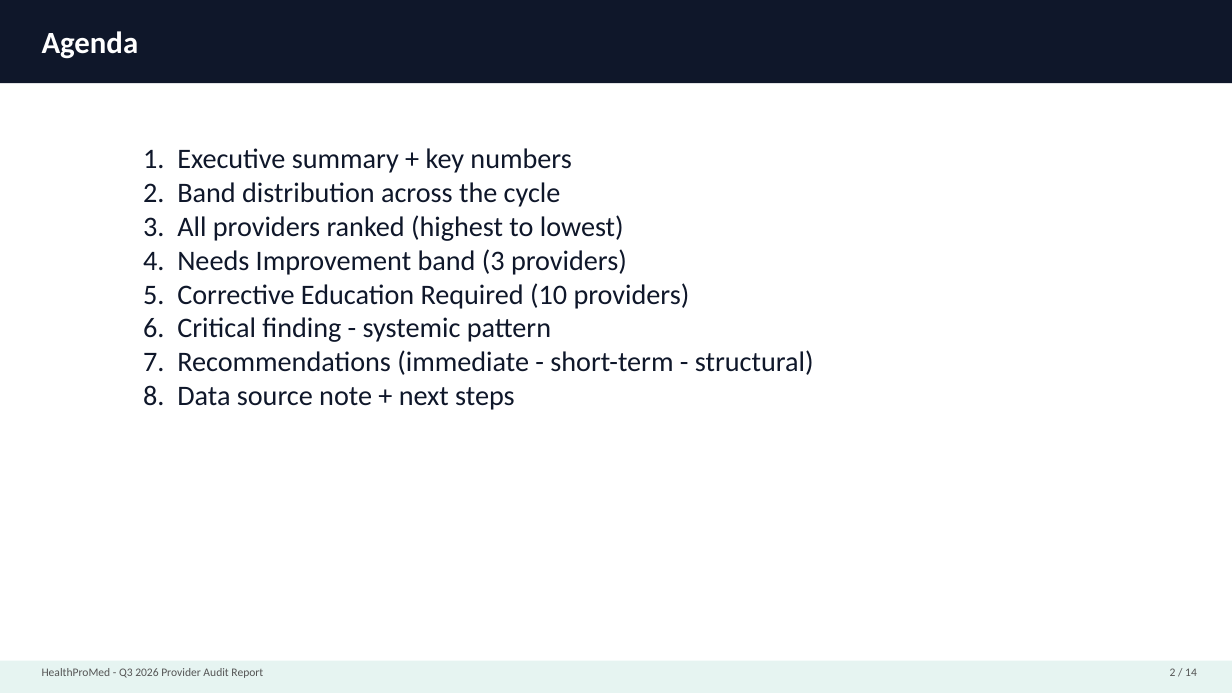
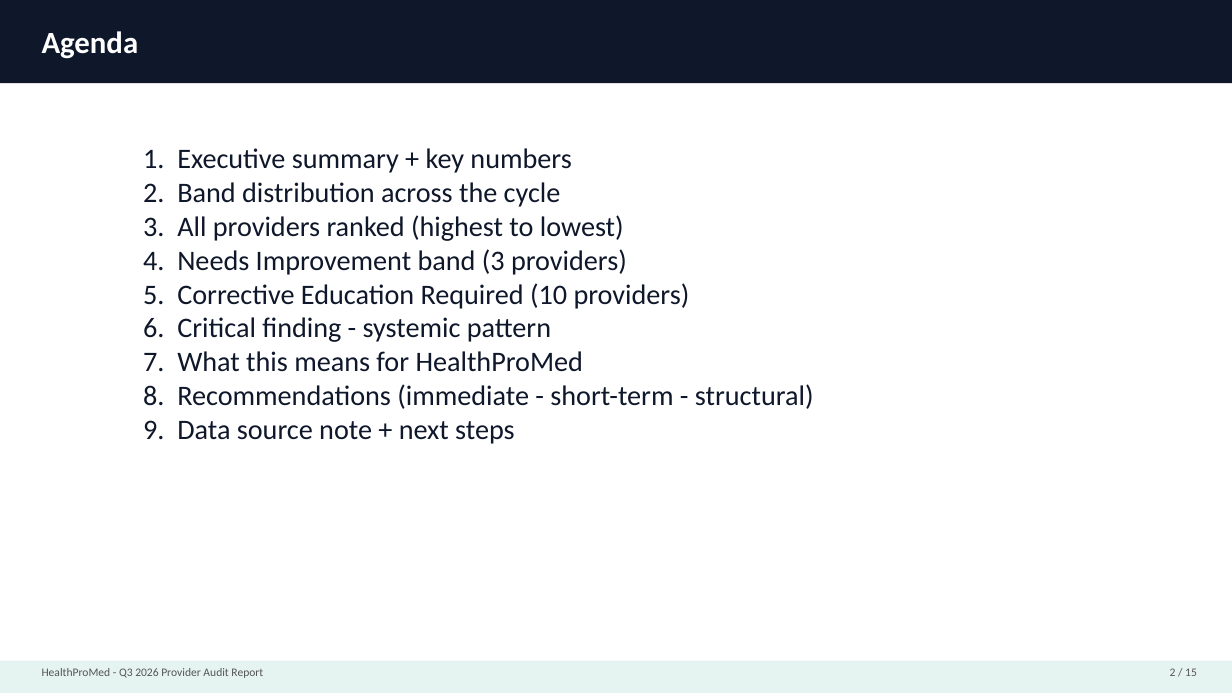
Before and after one commit to ericgalancrc-cmd/Revenue-MD, a slide deck: slide 2 of docs/Q3_2026_Provider_Audit_Report.pptx. Drawn at 1232x693 pixels with LibreOffice and Linux fonts; fonts in the diff are those of the drawing. Boxes give left, top, right and bottom in pixels: in the first picture for what was removed or moved away, otherwise in the second. Text is boxed around its words. In the diff, an @@ line names an element or a change of style, - is before the commit and + after.

```diff
--- a/docs/Q3_2026_Provider_Audit_Report.pptx
+++ b/docs/Q3_2026_Provider_Audit_Report.pptx
@@ text at (x1=143, y1=351, x2=814, y2=444): text changed @@
-7. Recommendations (immediate - short-term - structural)
-8. Data source note + next steps
+7. What this means for HealthProMed
+8. Recommendations (immediate - short-term - structural)
+9. Data source note + next steps
@@ text at (x1=1170, y1=668, x2=1197, y2=676): text changed @@
-2 / 14
+2 / 15
```
Also in this commit, not shown: 11 other slides changed, 1 slide added.
